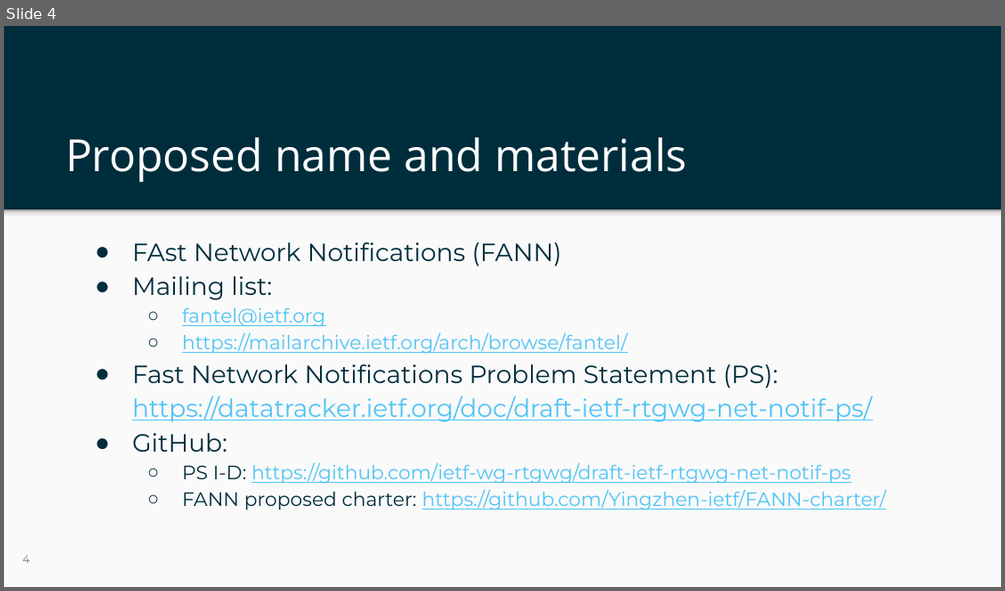
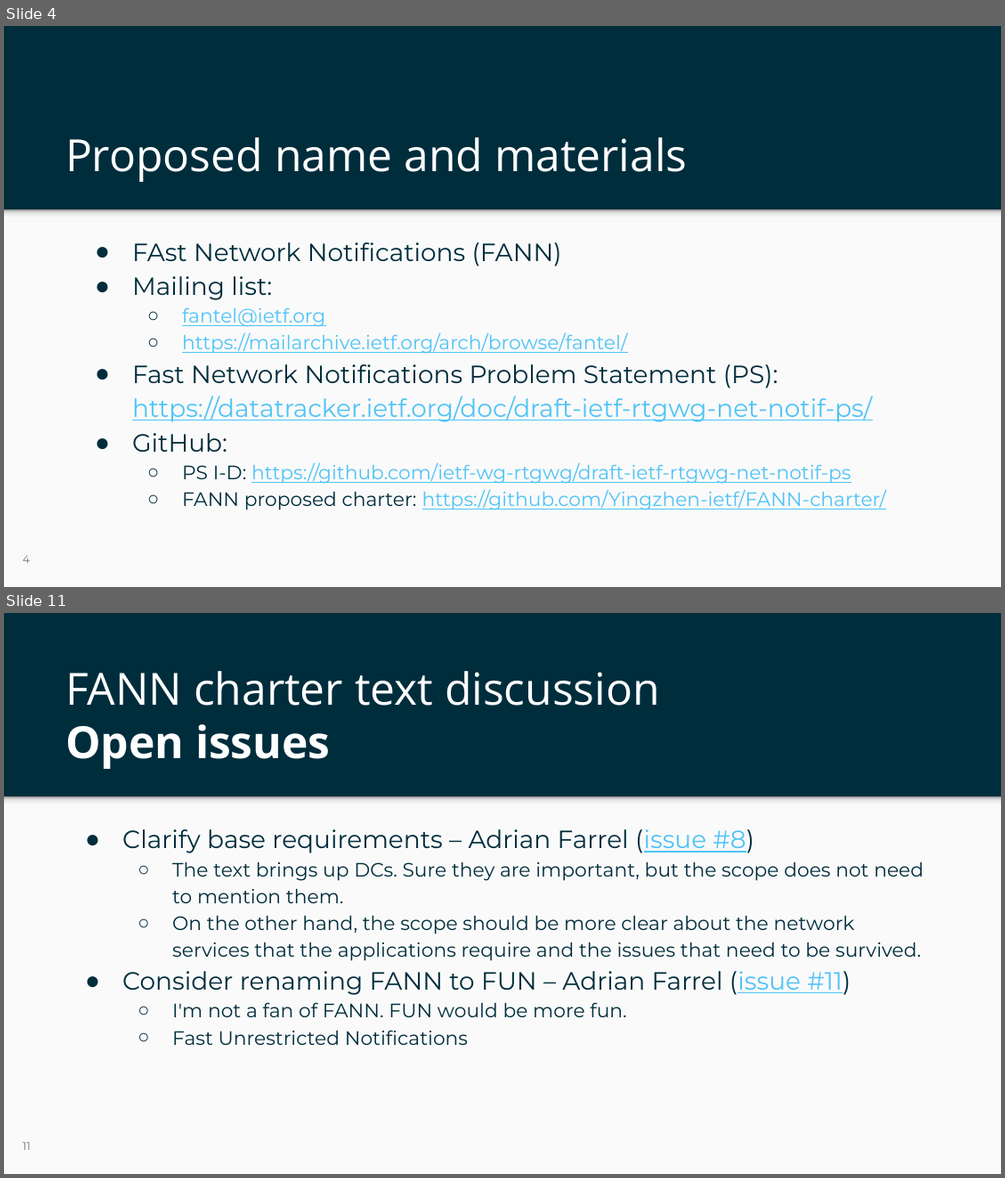
Before and after one commit to Yingzhen-ietf/FANN-charter, a slide deck: ietf-125-fann-slides.pptx. Shown one above the other, each under a label of ours: slide 4 before the commit, slides 4 and 11 after it; the slides between them are not shown. The pictures are 1005x591 and 1005x1178 pixels, drawn with LibreOffice and Linux fonts; fonts in the diff are those of the drawing; background and template pictures are left out. Boxes give left, top, right and bottom in pixels: in the first picture for what was removed or moved away, otherwise in the second. Text is boxed around its words. In the diff, an @@ line names an element or a change of style, - is before the commit and + after.

```diff
--- a/ietf-125-fann-slides.pptx
+++ b/ietf-125-fann-slides.pptx
@@ slide 11 added at bbox=[4, 613, 1001, 1174], background #002D3C; not listed: 2 template elements that a slide beside it also shows @@
@@ title added at bbox=[65, 671, 660, 769], 32 pt, text #FFFFFF @@
+FANN charter text discussion
+Open issues
@@ text added at bbox=[122, 829, 923, 1045], 14 pt, text #002D3C @@
+● Clarify base requirements – Adrian Farrel (issue #8)
+  ○ The text brings up DCs. Sure they are important, but the scope does not need to mention them.
+  ○ On the other hand, the scope should be more clear about the network services that the applications require and the issues that need to be survived.
+● Consider renaming FANN to FUN – Adrian Farrel (issue #11)
+  ○ I'm not a fan of FANN. FUN would be more fun.
+  ○ Fast Unrestricted Notifications
@@ page number added at bbox=[23, 1142, 31, 1150], 8 pt, text #737373 @@
+11
```
Also in this commit, not shown: 7 slides changed, 7 other slides added.
